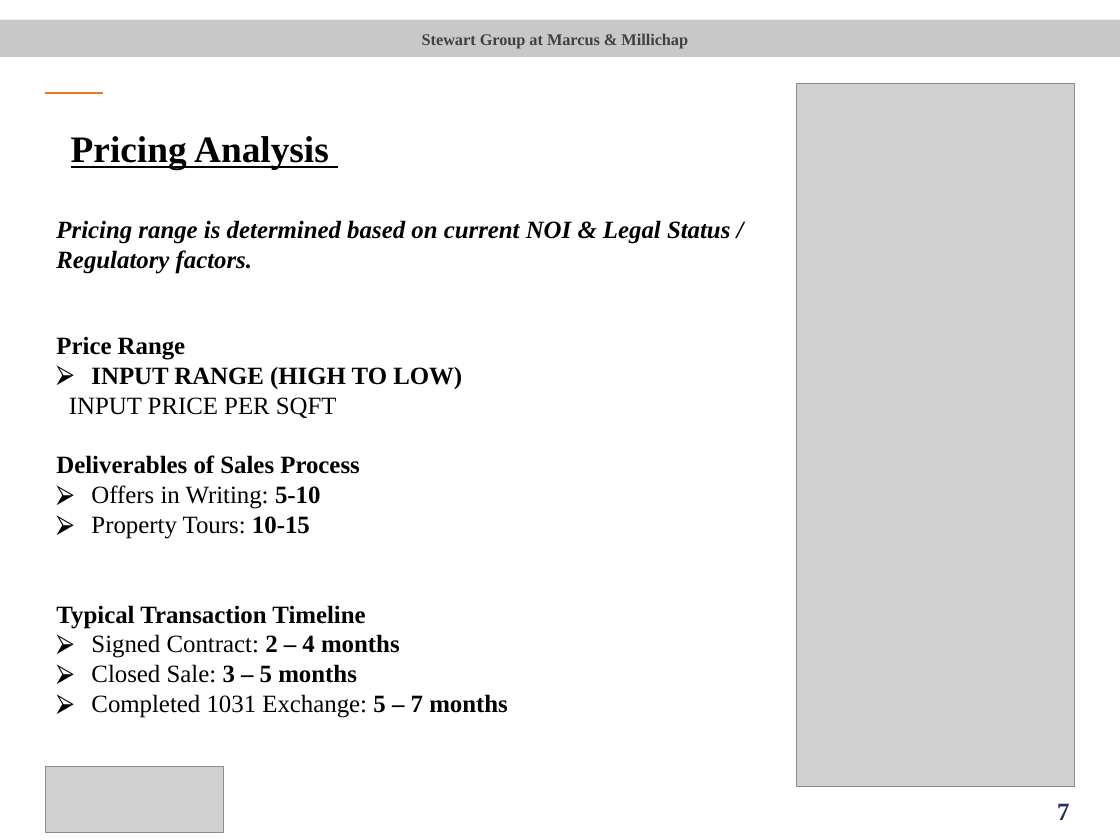
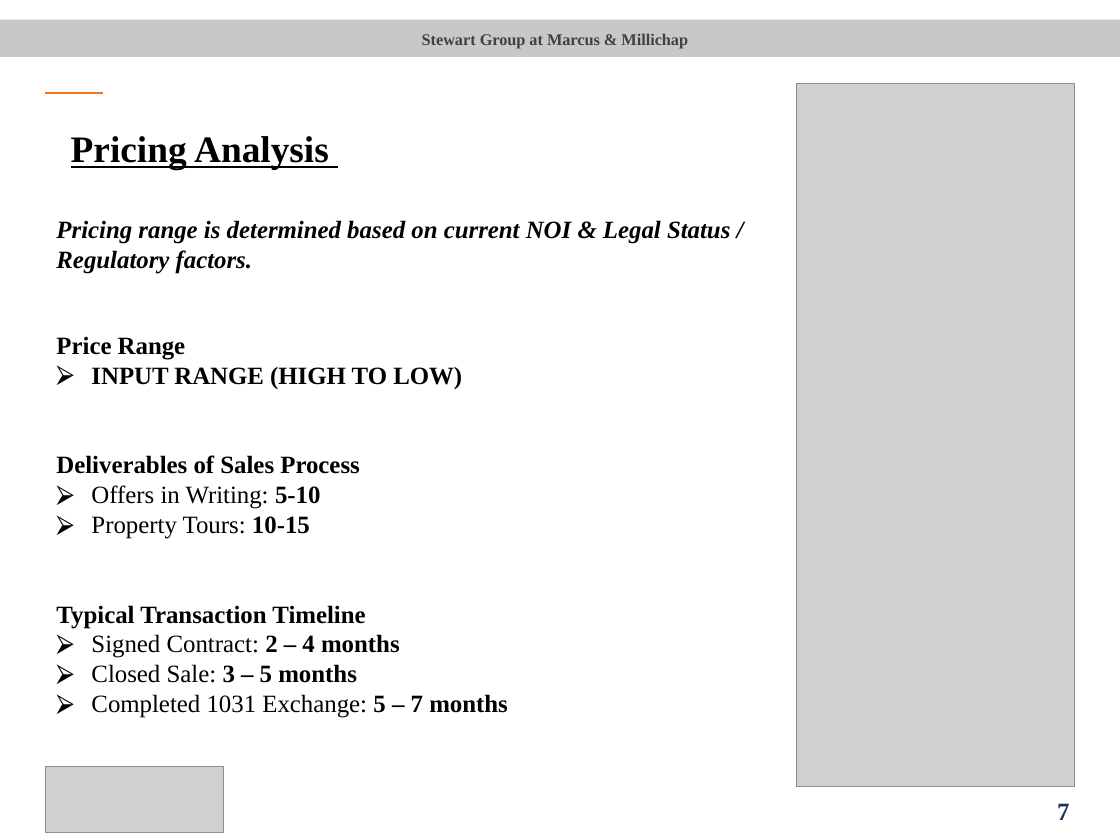
Before and after one commit to TheStewartGroup/BuildingAnalysis, a slide deck: slide 7 of template powerpoint/Broker Opinion of Value - TEMPLATE .pptx. Drawn at 1120x840 pixels with LibreOffice and Linux fonts; fonts in the diff are those of the drawing; grey boxes stand for pictures. Boxes give left, top, right and bottom in pixels: in the first picture for what was removed or moved away, otherwise in the second. Text is boxed around its words. In the diff, an @@ line names an element or a change of style, - is before the commit and + after.

```diff
--- a/template powerpoint/Broker Opinion of Value - TEMPLATE .pptx
+++ b/template powerpoint/Broker Opinion of Value - TEMPLATE .pptx
@@ text at <box>69,397,337,418</box>: paragraph removed @@
-INPUT PRICE PER SQFT
```
Also in this commit, not shown: 3 other files.
